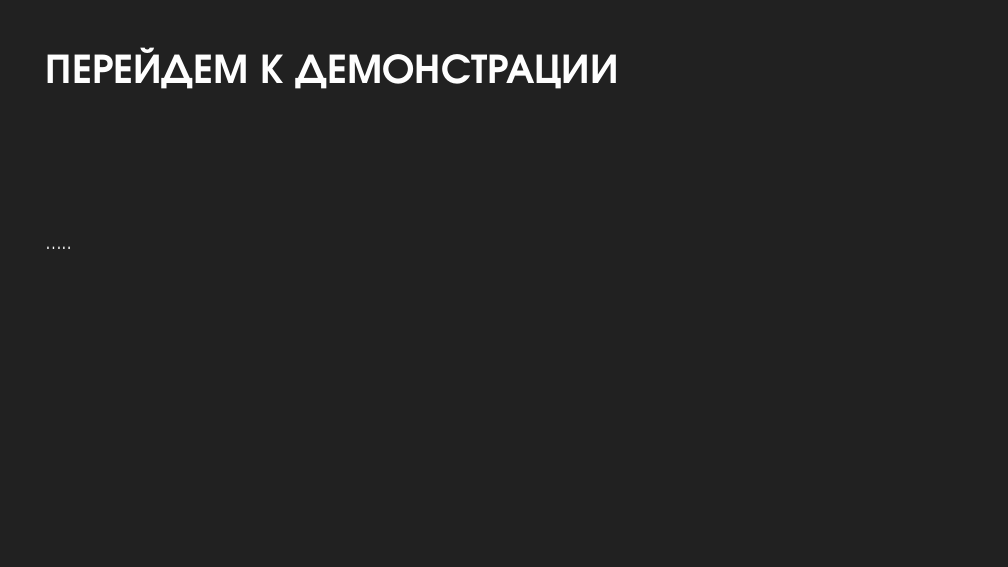
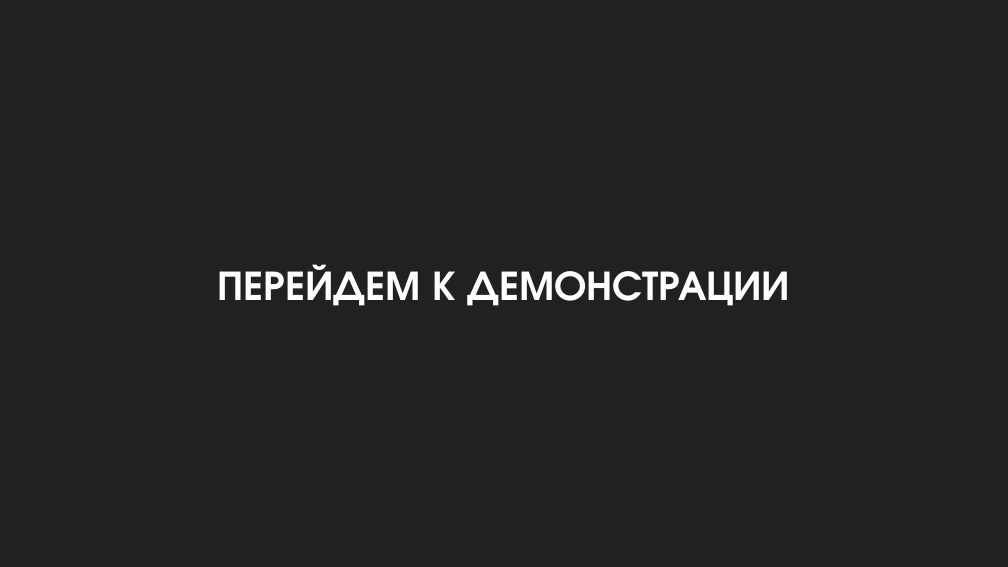
Before and after one commit to BadCatSet/YalWeb2022, a slide deck: slide 7 of документация/презентация.pptx. Drawn at 1008x567 pixels with LibreOffice and Linux fonts; fonts in the diff are those of the drawing. Boxes give left, top, right and bottom in pixels: in the first picture for what was removed or moved away, otherwise in the second. Text is boxed around its words. In the diff, an @@ line names an element or a change of style, - is before the commit and + after.

```diff
--- a/документация/презентация.pptx
+++ b/документация/презентация.pptx
@@ text "ПЕРЕЙДЕМ К ДЕМОНСТРАЦИИ" moved from (x1=46, y1=47, x2=619, y2=89) to (x1=218, y1=264, x2=791, y2=306) @@
@@ text "ПЕРЕЙДЕМ К ДЕМОНСТРАЦИИ" at (x1=218, y1=264, x2=791, y2=306): alignment left to centre; vertical alignment top to middle @@
@@ text removed at (x1=39, y1=227, x2=796, y2=257) @@
-…..
```
Also in this commit, not shown: 2 other slides changed, 2 slides added, 2 slides removed.
